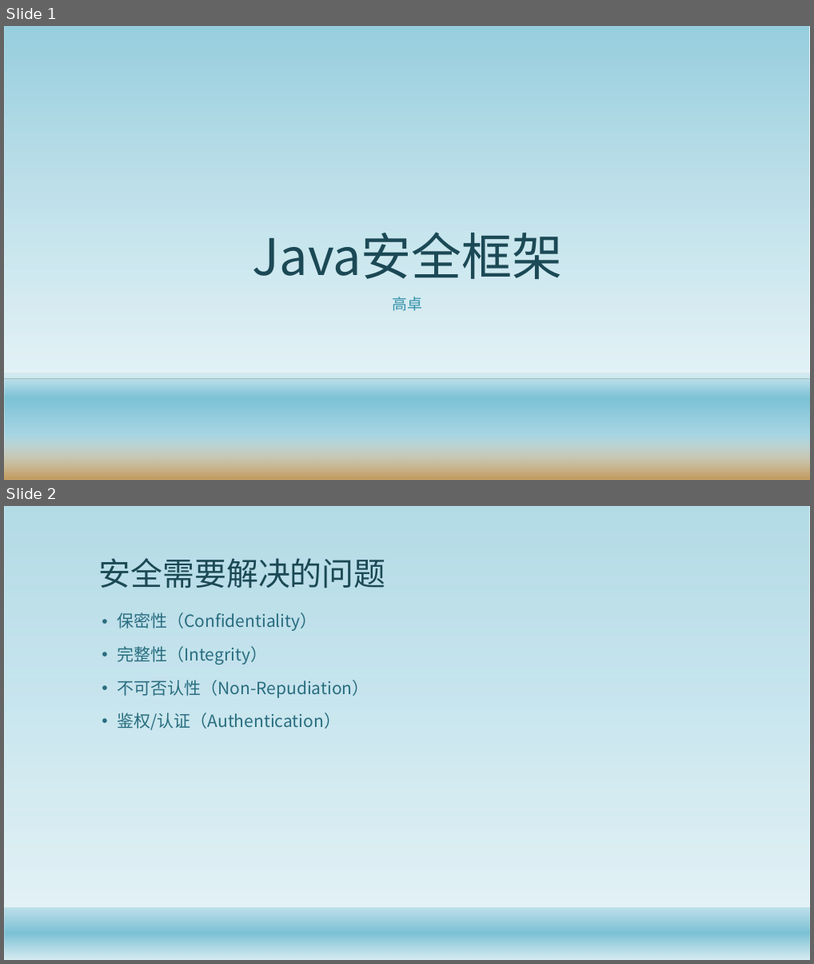
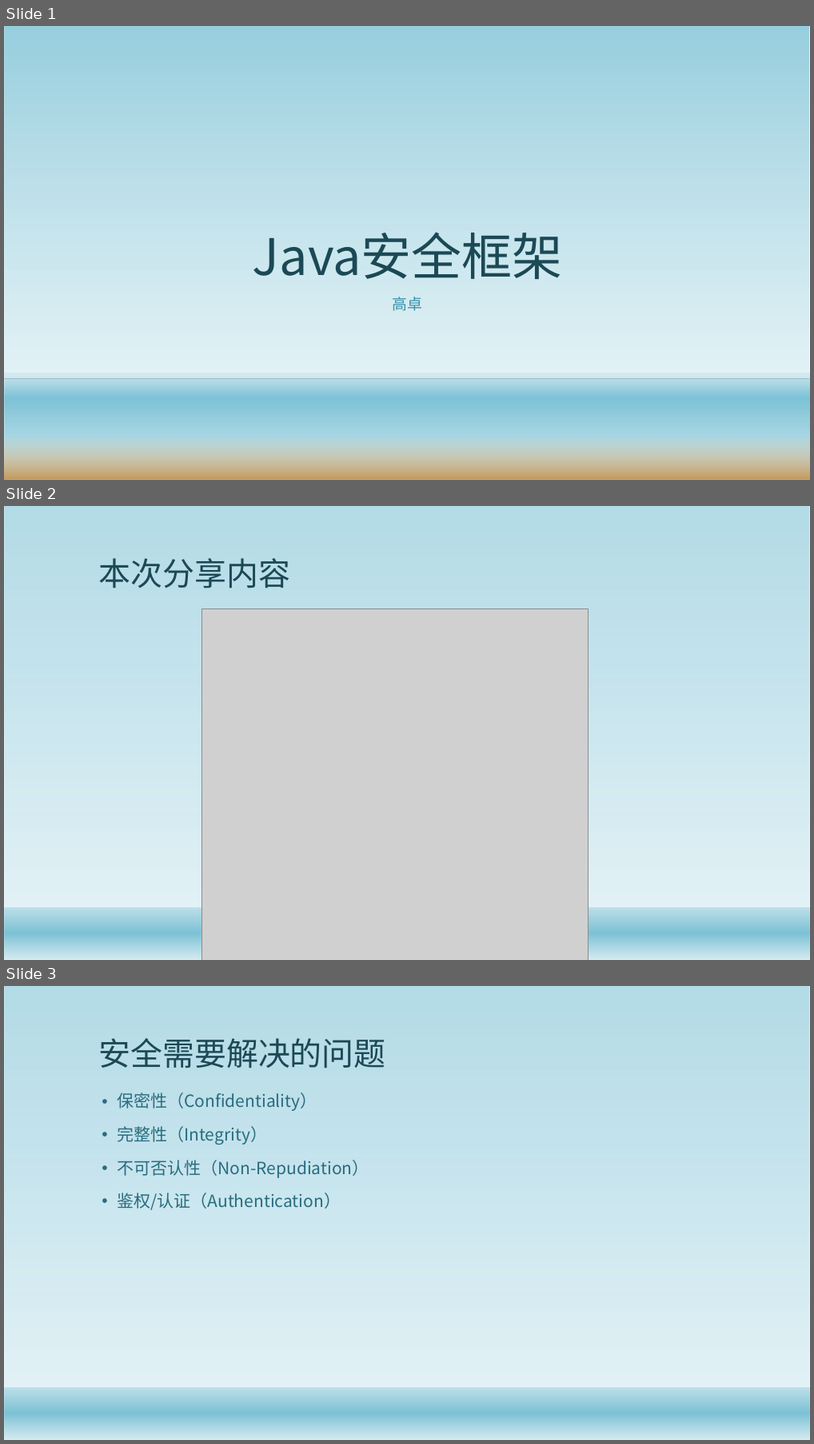
Before and after one commit to gaozhuo/java-security-doc, a slide deck: JavaSecurity/Java安全架构.pptx. Shown one above the other, each under a label of ours: slides 1 and 2 before the commit, slides 1, 2 and 3 after it. The pictures are 814x964 and 814x1444 pixels, drawn with LibreOffice and Linux fonts; fonts in the diff are those of the drawing; grey boxes stand for pictures; background and template pictures are left out. Boxes give left, top, right and bottom in pixels: in the first picture for what was removed or moved away, otherwise in the second. Text is boxed around its words. In the diff, an @@ line names an element or a change of style, - is before the commit and + after.

```diff
--- a/JavaSecurity/Java安全架构.pptx
+++ b/JavaSecurity/Java安全架构.pptx
@@ slide 2 added at bbox=[4, 506, 810, 960], background #FFFFFF; not listed: 2 template elements that a slide beside it also shows @@
@@ title added at bbox=[98, 558, 290, 588], 38 pt, text #1B4855 @@
+本次分享内容
@@ picture added at bbox=[202, 609, 588, 960] @@
@@ what was slide 2 is now slide 3 @@
```
Also in this commit, not shown: 2 other files.
